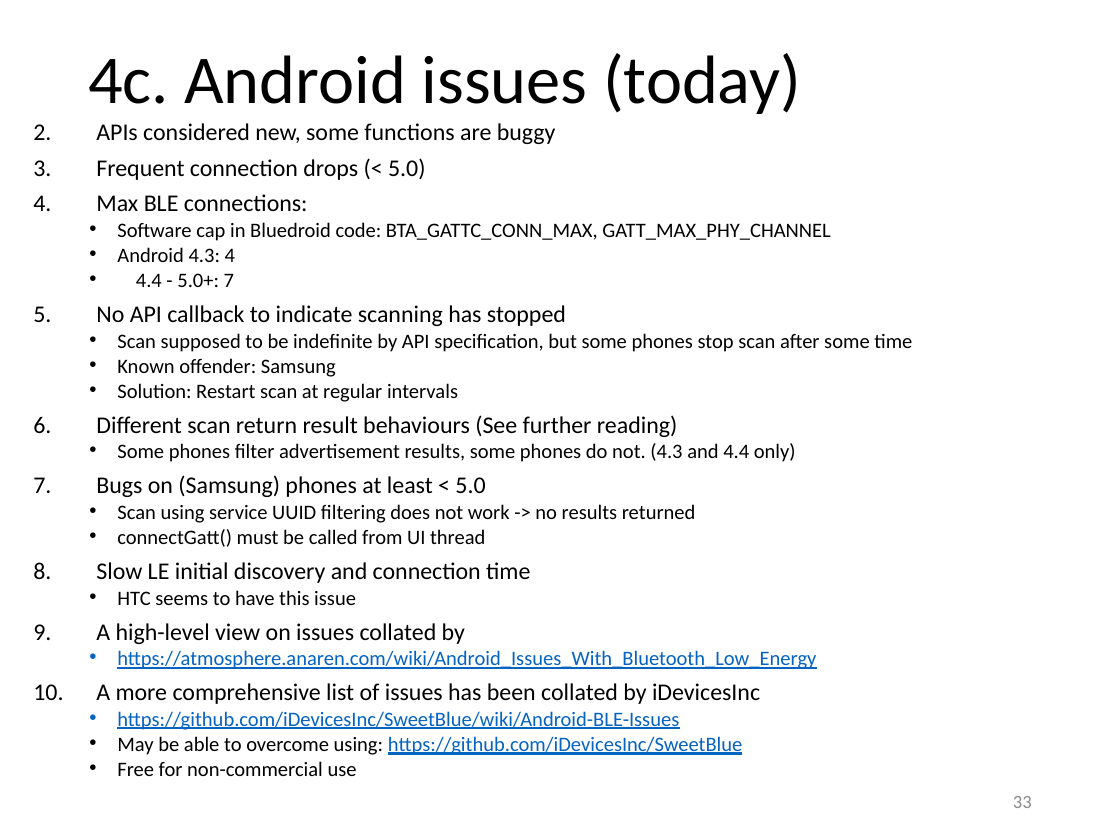
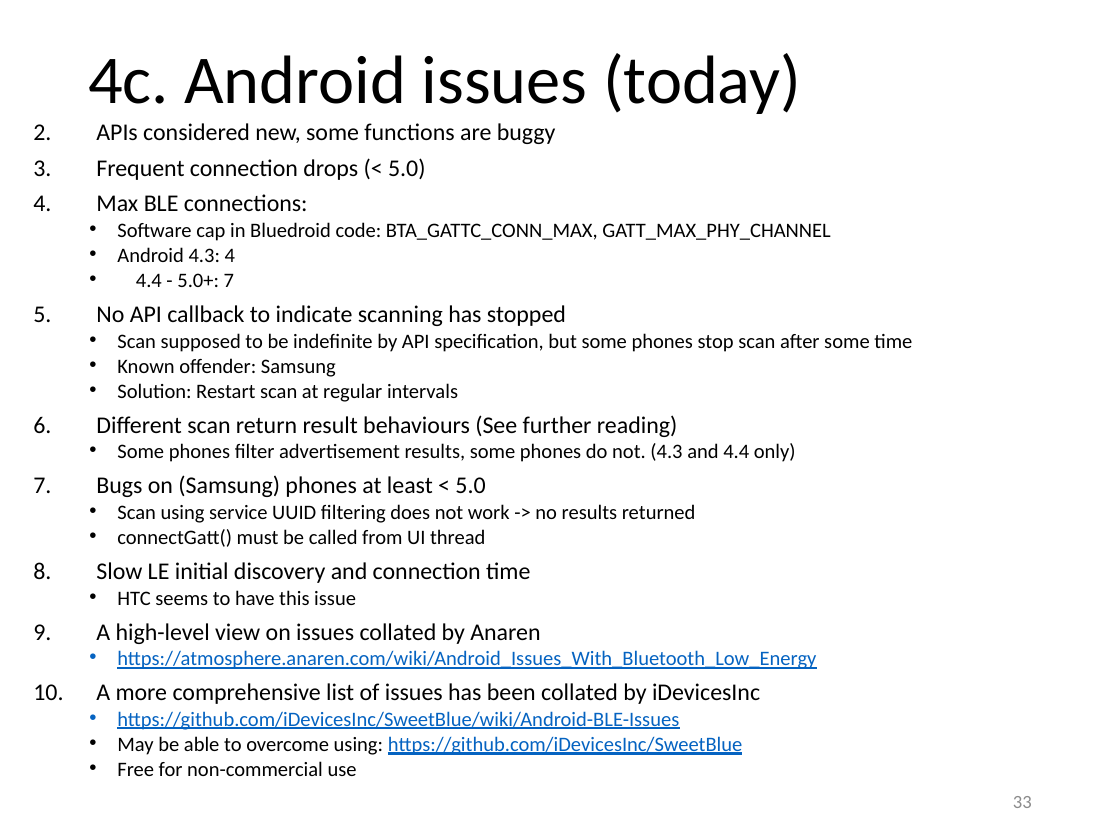
Before and after one commit to yeokm1/intro-to-ble, a slide deck: slide 33 of intro to ble.pptx. Drawn at 1120x840 pixels with LibreOffice and Linux fonts; fonts in the diff are those of the drawing. Boxes give left, top, right and bottom in pixels: in the first picture for what was removed or moved away, otherwise in the second. Text is boxed around its words. In the diff, an @@ line names an element or a change of style, - is before the commit and + after.

```diff
--- a/intro to ble.pptx
+++ b/intro to ble.pptx
@@ text at [96, 623, 540, 644]: text changed @@
-9. A high-level view on issues collated by
+9. A high-level view on issues collated by Anaren
```
Also in this commit, not shown: 1 other file.
